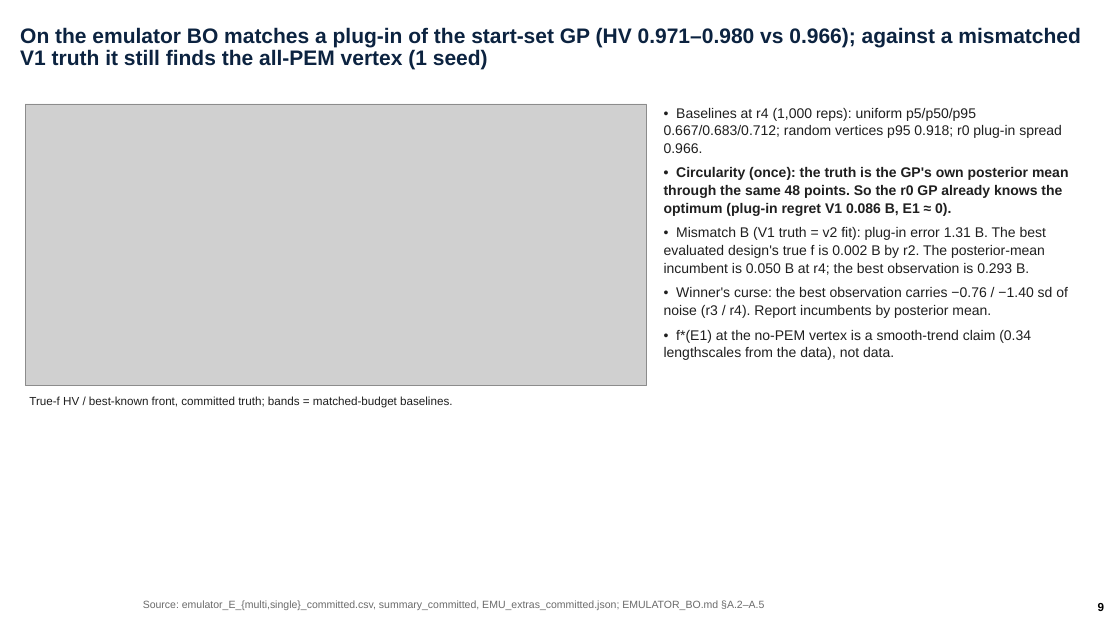
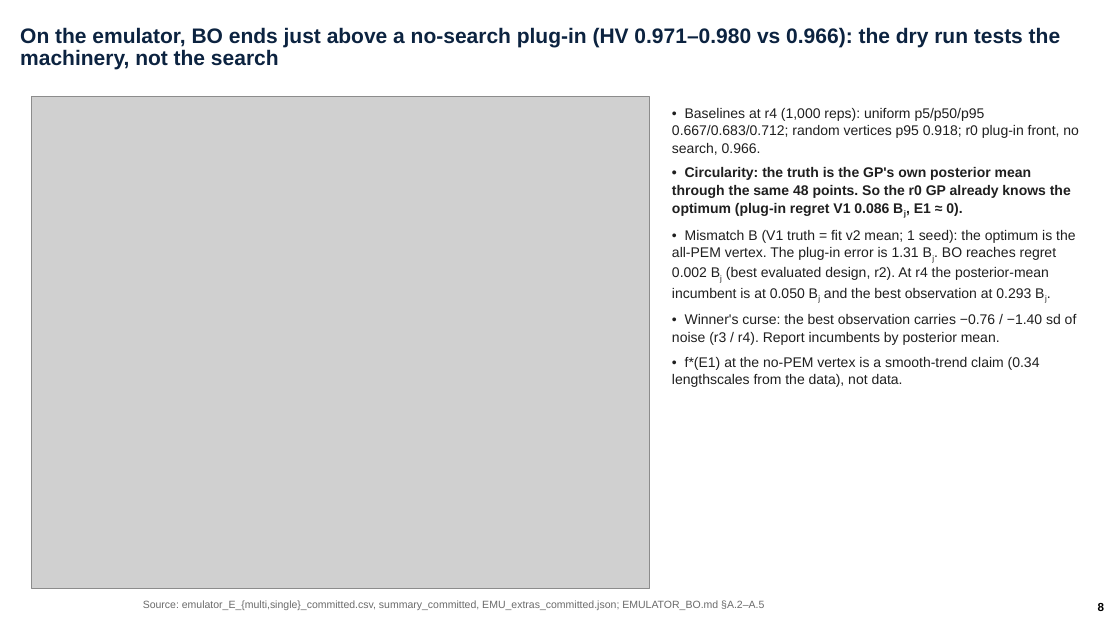
Before and after one commit to ylu283/RTS-GMLC, a slide deck: slide 8 of trial_0826/ercot/analysis/pi_overnight_1124/ercot_overnight.pptx (slide 9 before the commit). Drawn at 1120x630 pixels with LibreOffice and Linux fonts; fonts in the diff are those of the drawing; grey boxes stand for pictures; background and template pictures are left out. Boxes give left, top, right and bottom in pixels: in the first picture for what was removed or moved away, otherwise in the second. Text is boxed around its words. In the diff, an @@ line names an element or a change of style, - is before the commit and + after.

```diff
--- a/trial_0826/ercot/analysis/pi_overnight_1124/ercot_overnight.pptx
+++ b/trial_0826/ercot/analysis/pi_overnight_1124/ercot_overnight.pptx
@@ title at bbox=[20, 27, 1060, 70]: text changed @@
-On the emulator BO matches a plug-in of the start-set GP (HV 0.971–0.980 vs 0.966); against a mismatched V1 truth it still finds the all-PEM vertex (1 seed)
+On the emulator, BO ends just above a no-search plug-in (HV 0.971–0.980 vs 0.966): the dry run tests the machinery, not the search
@@ picture: place and size @@
-picture at bbox=[25, 104, 647, 386]
+picture at bbox=[31, 97, 649, 588]
@@ text "• Baselines at r4 (1,000 ...": place and size @@
-text "• Baselines at r4 (1,000 ..." at bbox=[664, 108, 1069, 360]
+text "• Baselines at r4 (1,000 ..." at bbox=[672, 108, 1079, 387]
@@ text at bbox=[672, 108, 1079, 298]: text changed @@
-• Baselines at r4 (1,000 reps): uniform p5/p50/p95 0.667/0.683/0.712; random vertices p95 0.918; r0 plug-in spread 0.966.
-• Circularity (once): the truth is the GP's own posterior mean through the same 48 points. So the r0 GP already knows the optimum (plug-in regret V1 0.086 B, E1 ≈ 0).
-• Mismatch B (V1 truth = v2 fit): plug-in error 1.31 B. The best evaluated design's true f is 0.002 B by r2. The posterior-mean incumbent is 0.050 B at r4; the best observation is 0.293 B.
+• Baselines at r4 (1,000 reps): uniform p5/p50/p95 0.667/0.683/0.712; random vertices p95 0.918; r0 plug-in front, no search, 0.966.
+• Circularity: the truth is the GP's own posterior mean through the same 48 points. So the r0 GP already knows the optimum (plug-in regret V1 0.086 Bj, E1 ≈ 0).
+• Mismatch B (V1 truth = fit v2 mean; 1 seed): the optimum is the all-PEM vertex. The plug-in error is 1.31 Bj. BO reaches regret 0.002 Bj (best evaluated design, r2). At r4 the posterior-mean incumbent is at 0.050 Bj and the best observation at 0.293 Bj.
@@ text removed at bbox=[29, 396, 452, 408] @@
-True-f HV / best-known front, committed truth; bands = matched-budget baselines.
@@ page number at bbox=[1098, 602, 1104, 614]: text changed @@
-9
+8
```
Also in this commit, not shown: 22 other slides changed, 1 slide added, 15 other files.
